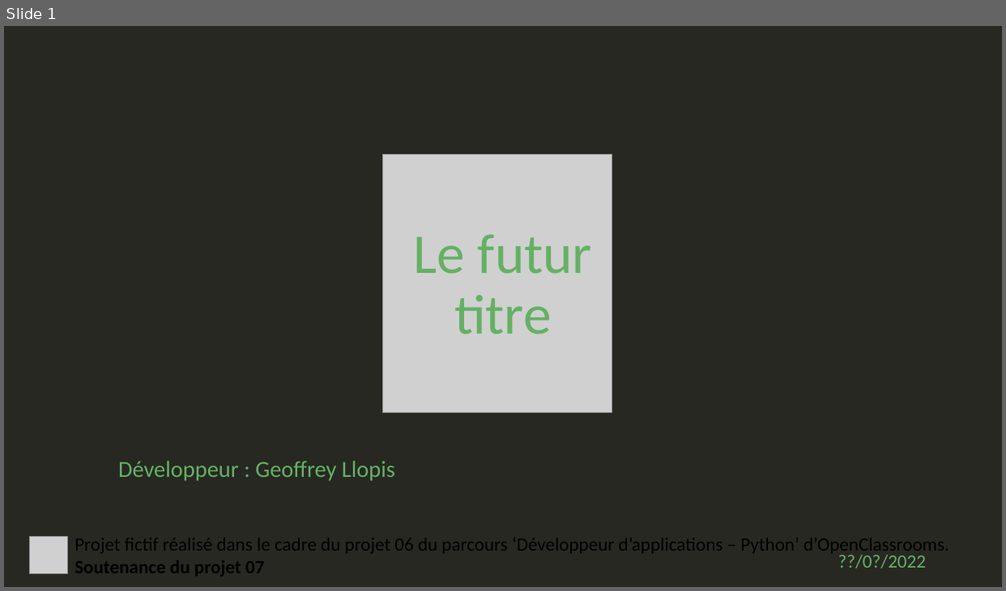
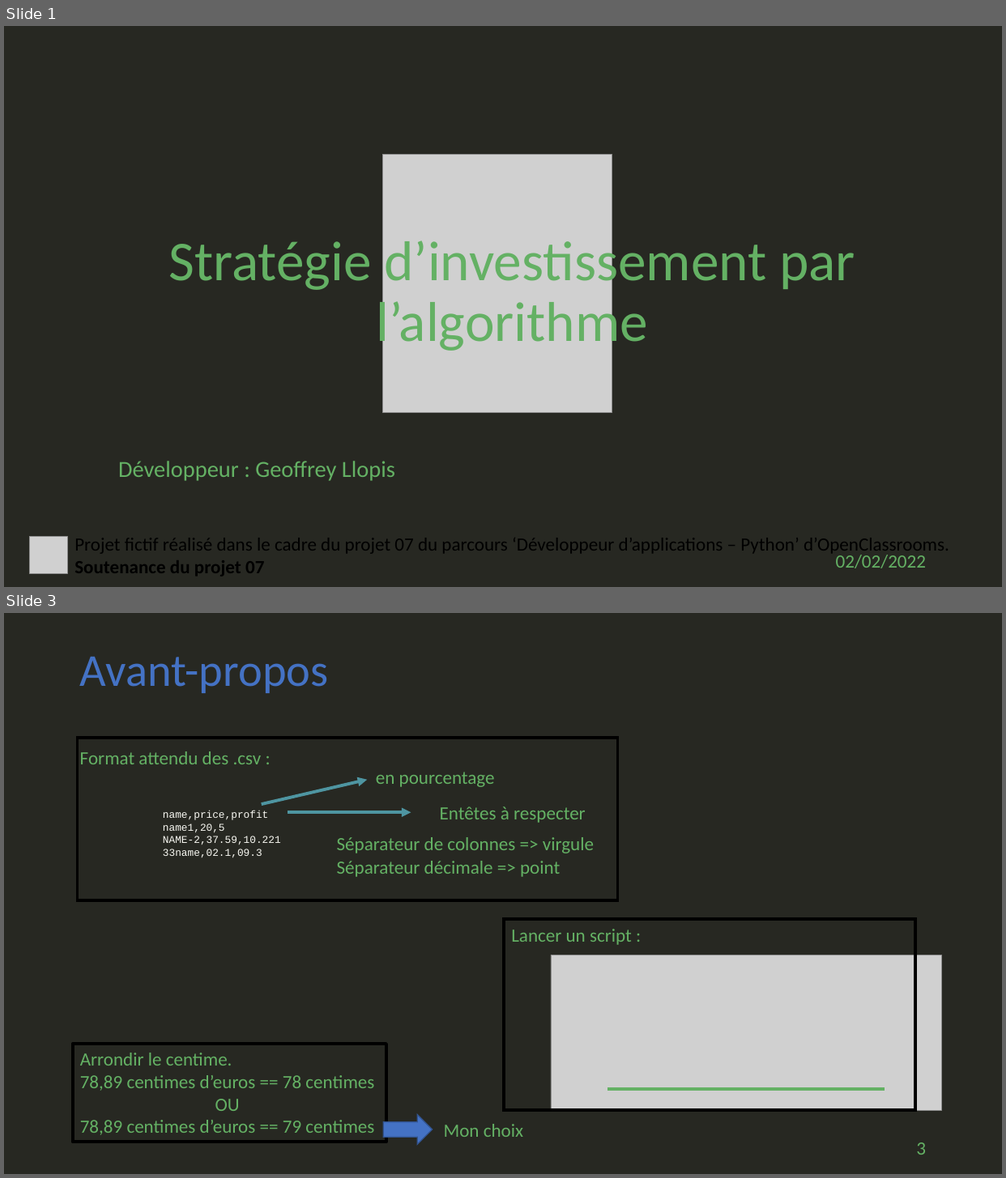
Before and after one commit to geoffrey-ll/OC_P07_Algorithmique, a slide deck: p07_slide.pptx. Shown one above the other, each under a label of ours: slide 1 before the commit, slides 1 and 3 after it; the slides between them are not shown. The pictures are 1006x591 and 1006x1178 pixels, drawn with LibreOffice and Linux fonts; fonts in the diff are those of the drawing; grey boxes stand for pictures. Boxes give left, top, right and bottom in pixels: in the first picture for what was removed or moved away, otherwise in the second. Text is boxed around its words. In the diff, an @@ line names an element or a change of style, - is before the commit and + after.

```diff
--- a/p07_slide.pptx
+++ b/p07_slide.pptx
@@ slide 3 added at [4, 613, 1002, 1174], background #272822 @@
@@ title added at [80, 657, 329, 693], 44 pt, text #4472C4 @@
+Avant-propos
@@ group added at [78, 738, 618, 901]: 6 texts, 2 arrows, 1 rectangle @@
+Format attendu des .csv :
+name,price,profit
+name1,20,5
+NAME-2,37.59,10.221
+33name,02.1,09.3
+Entêtes à respecter
+Séparateur de colonnes => virgule
+en pourcentage
+Séparateur décimale => point
@@ group added at [504, 919, 942, 1110]: 1 picture, 1 text, 1 line, 1 rectangle @@
+Lancer un script :
@@ rectangle added at [73, 1044, 386, 1142], outline #000000 3 pt, 18 pt, text #64B164 @@
+Arrondir le centime.
+78,89 centimes d’euros == 78 centimes
+OU
+78,89 centimes d’euros == 79 centimes
@@ right arrow added at [384, 1115, 432, 1145], fill #4472C4, outline #325491 1 pt @@
@@ text added at [444, 1124, 523, 1137], 18 pt, text #64B164 @@
+Mon choix
@@ page number added at [916, 1143, 926, 1155], 18 pt, text #64B164 @@
+3
@@ slide 1 changed as well @@
@@ title at [168, 233, 855, 355]: text changed @@
-Le futur
-titre
+Stratégie d’investissement par l’algorithme
@@ text at [74, 533, 949, 556]: text changed @@
-Projet fictif réalisé dans le cadre du projet 06 du parcours ‘Développeur d’applications – Python’ d’OpenClassrooms.
+Projet fictif réalisé dans le cadre du projet 07 du parcours ‘Développeur d’applications – Python’ d’OpenClassrooms.
@@ text at [836, 555, 926, 569]: text changed @@
-??/0?/2022
+02/02/2022
```
Also in this commit, not shown: 5 other slides changed, 10 other slides added, 7 slides removed, 7 other files.
